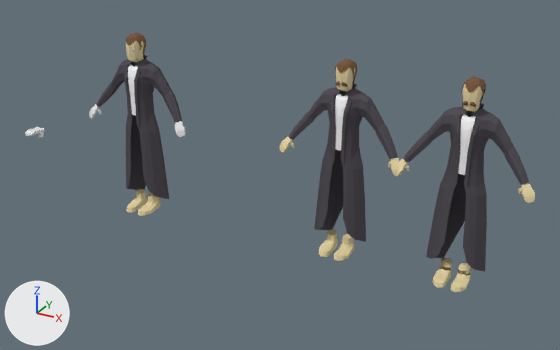
Renders of the Blender file scalingscene_2.blend from each side of a commit.
Camera for both pictures: a camera (50 mm lens) standing at (5.23, -6.31, 3.92) and looking at (1.67, 0.16, 0.69). Arrows for +X, +Y and +Z are at lower left; the lights stay in place.

Objects in the first picture: 'jack', 'jackmerge', 'jackmerge.001', 'trenchcoat'.
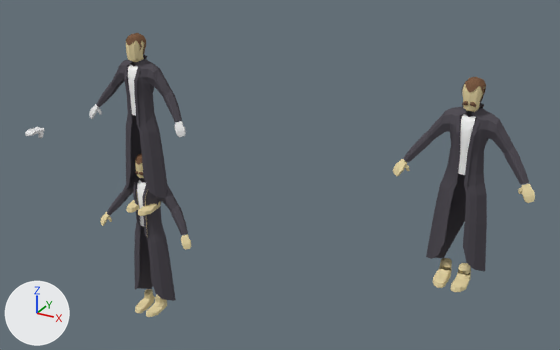
The edits, one by one:
me_cube_058 is used by ob_jackmerge; location (2.905, 0.159, 0.873).
me_cube_058 had 909 vertices, 818 faces and spanned x -1.21..0.11, y -0.22..0.21, z -0.88..1.12.
me_cube_058 now has 993 vertices, 900 faces and spans x -0.66..0.65, y -0.23..0.2, z -1.35..0.66.
me_cube_058 part 1: the loose piece of 43 vertices spanning x -1.21..-1.05, y -0.11..-0.01, z 0.11..0.27 is moved by (0.55, 0.0, -0.47).
me_cube_058 part 2: the loose piece of 43 vertices spanning x -0.05..0.11, y -0.11..-0.01, z 0.11..0.27 is moved by (0.55, 0.0, -0.47).
me_cube_058 part 3: the loose piece of 177 vertices spanning x -0.64..-0.47, y -0.08..0.14, z 0.82..1.12 is moved by (0.55, 0.0, -0.47).
me_cube_058 part 4: the loose piece of 74 vertices spanning x -0.52..-0.39, y -0.22..0.12, z -0.88..-0.72 is moved by (0.55, 0.0, -0.47).
me_cube_058 part 5: the loose piece of 74 vertices spanning x -0.71..-0.58, y -0.22..0.12, z -0.88..-0.72 is moved by (0.55, 0.0, -0.47).
me_cube_058 part 6: the loose piece of 26 vertices spanning x -0.61..-0.49, y -0.09..-0.01, z 0.25..0.8 is moved by (0.55, 0.0, -0.47).
me_cube_058 part 7: the loose piece of 136 vertices spanning x -0.64..-0.46, y -0.08..0.15, z 0.88..1.12 is moved by (0.55, 0.0, -0.47).
me_cube_058 part 8: a new loose piece of 296 vertices spanning x -0.58..0.58, y -0.11..0.2, z -1.26..0.4.
Part 9, on me_cube_058:
276 vertices are removed from x -1.13..0.03, y -0.11..0.21, z -0.8..0.87.
246 faces are deleted.
Object 'jackmerge' (ob_jackmerge) moves from (2.905, 0.159, 0.873) to (0.0, 0.0, 0.0).

Where the change shows, as pixel boxes [x1, y1, x2, y2] in the pictures (560 x 350 px; the box of a moved part takes in the faces that stretch with it):
'jackmerge', reshaped, moved (25% narrower, 19% shorter): before [280, 59, 401, 261]; after [100, 153, 191, 317]
part 1 of me_cube_058, moved or reshaped: before [280, 137, 294, 153]; after [100, 212, 112, 226]
part 2 of me_cube_058, moved or reshaped: before [388, 158, 401, 176]; after [181, 234, 191, 250]
part 3 of me_cube_058, moved or reshaped: before [336, 66, 356, 91]; after [135, 160, 144, 178]
part 4 of me_cube_058, moved or reshaped: before [334, 234, 355, 261]; after [146, 295, 167, 317]
part 5 of me_cube_058, moved or reshaped: before [319, 230, 338, 257]; after [135, 289, 154, 313]
part 6 of me_cube_058, moved or reshaped: before [335, 94, 348, 150]; after [137, 180, 146, 226]
part 7 of me_cube_058, moved or reshaped: before [335, 59, 357, 83]; after [135, 153, 142, 165]
part 8 of me_cube_058, added (black): after [107, 174, 188, 301]
part 9 of me_cube_058, deleted: before [289, 83, 398, 242]
